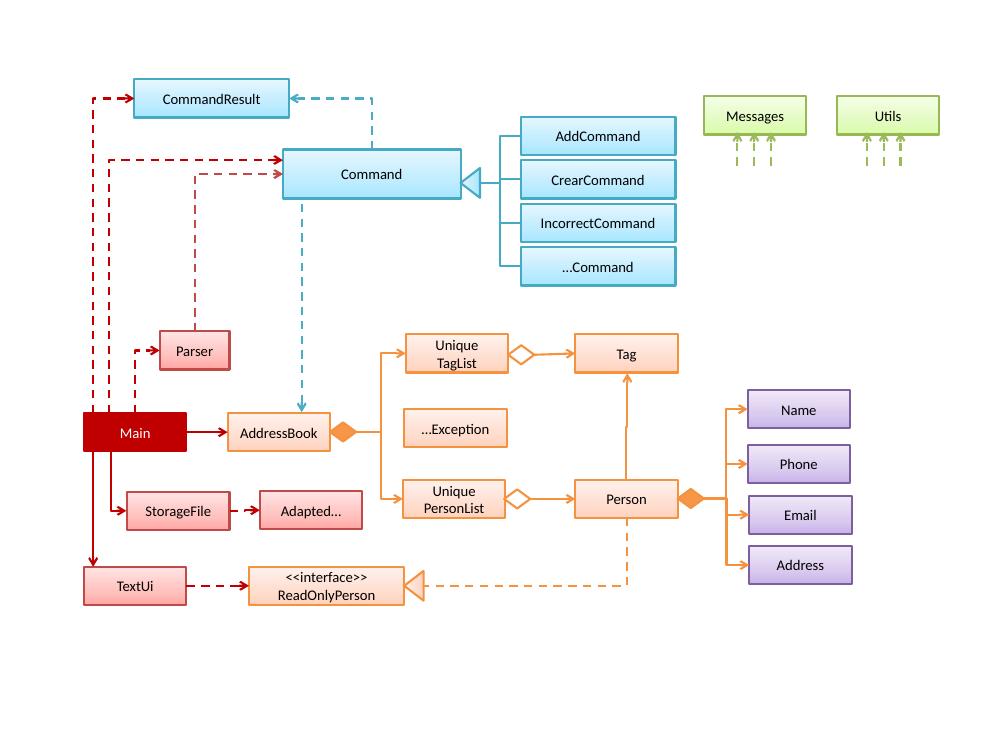
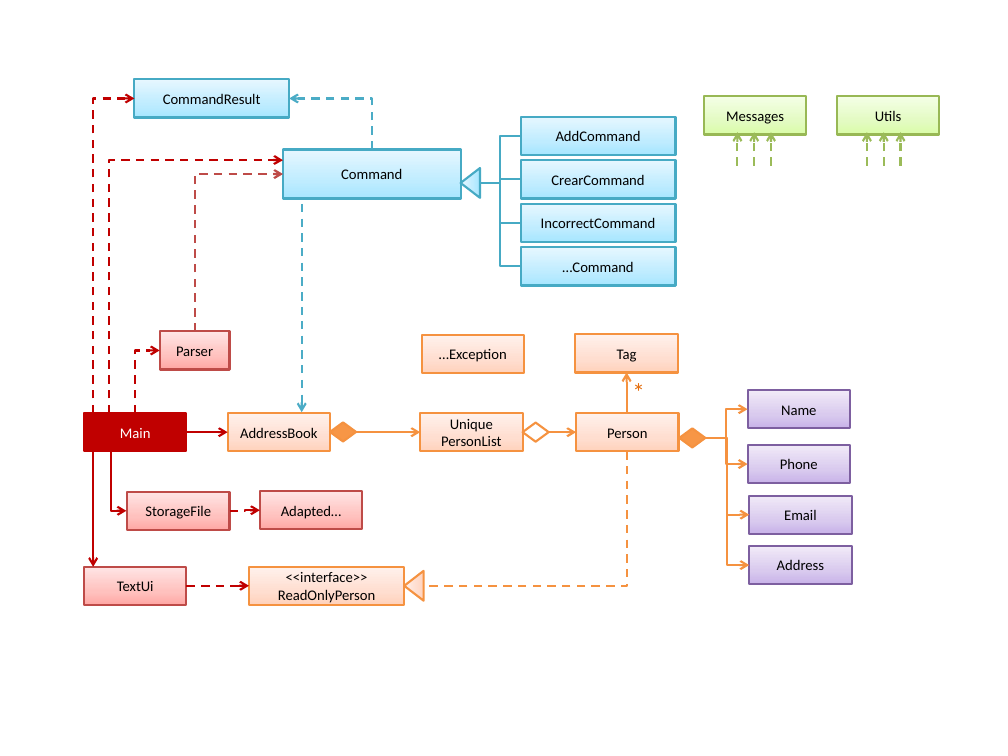
Before and after one commit to se-edu/addressbook-level2, a slide deck: slide 2 of docs/Diagrams.pptx. Drawn at 1008x756 pixels with LibreOffice and Linux fonts; fonts in the diff are those of the drawing. Boxes give left, top, right and bottom in pixels: in the first picture for what was removed or moved away, otherwise in the second. Text is boxed around its words. In the diff, an @@ line names an element or a change of style, - is before the commit and + after.

Commit message:
docs: update component on UniqueTagList
AddressBook previously had a UniqueTagList linked to it as the
master tag list, which was reflected in the architecture diagrams
in the DeveloperGuide and LearningOutcomes.

Since AddressBook does not use a master tag list anymore, and
UniqueTagList has been removed, these architecture diagrams are no
longer consistent with the program.

Let's update these architecture diagrams in the DeveloperGuide
and LearningOutcomes.

```diff
--- a/docs/Diagrams.pptx
+++ b/docs/Diagrams.pptx
@@ rectangle removed at (406, 335, 509, 373) @@
-Unique
-TagList
@@ rectangle "…Exception": place and size @@
-rectangle "…Exception" at (404, 409, 507, 448)
+rectangle "…Exception" at (421, 335, 524, 373)
@@ diamond removed at (508, 346, 534, 365) @@
@@ arrow removed from (534, 355) to (576, 354) @@
@@ elbow arrow moved from (626, 481) - (627, 373) to (627, 413) - (627, 373) @@
@@ text added at (632, 371, 642, 411), 18 pt, text #E46C0A @@
+*
@@ rectangle "Unique PersonList": place and size @@
-rectangle "Unique PersonList" at (403, 480, 506, 518)
+rectangle "Unique PersonList" at (420, 413, 523, 452)
@@ rectangle "Person": place and size @@
-rectangle "Person" at (576, 480, 678, 518)
+rectangle "Person" at (577, 413, 679, 452)
@@ elbow arrow moved from (704, 499) - (748, 409) to (706, 437) - (748, 409) @@
@@ elbow arrow moved from (356, 432) - (406, 354) to (356, 432) - (420, 432) @@
@@ elbow arrow removed from (356, 432) to (403, 499) @@
@@ diamond: place and size @@
-diamond at (504, 489, 530, 508)
+diamond at (522, 422, 548, 442)
@@ arrow moved from (530, 499) - (576, 499) to (548, 432) - (577, 432) @@
@@ diamond: place and size @@
-diamond at (677, 489, 704, 508)
+diamond at (679, 428, 706, 448)
@@ elbow arrow moved from (704, 499) - (748, 464) to (706, 437) - (748, 464) @@
@@ elbow arrow moved from (704, 499) - (749, 565) to (706, 437) - (749, 565) @@
@@ elbow arrow moved from (704, 499) - (749, 515) to (706, 437) - (749, 515) @@
@@ elbow line moved from (627, 518) - (423, 586) to (627, 452) - (423, 586) @@
```
Also in this commit, not shown: 2 other slides changed, 4 other files.
